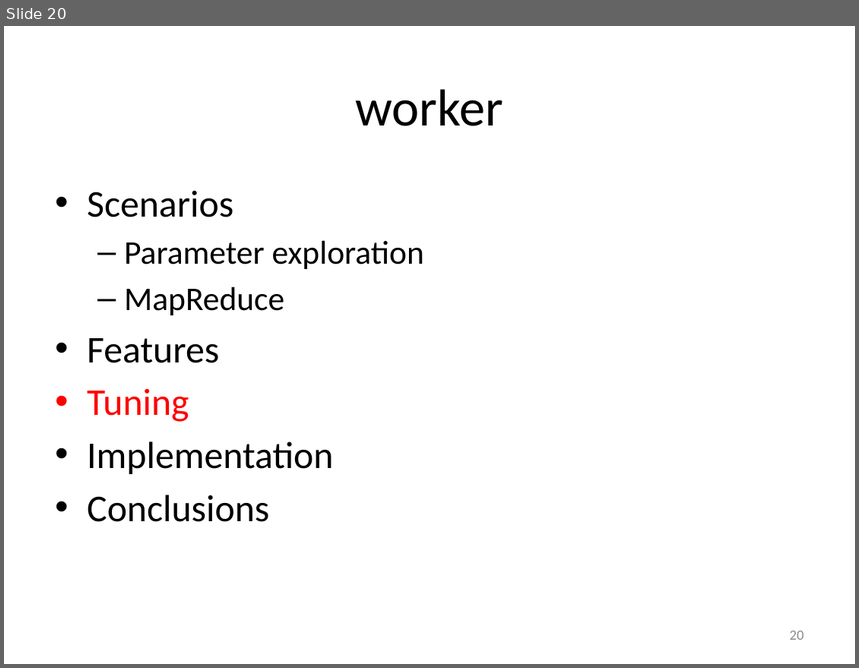
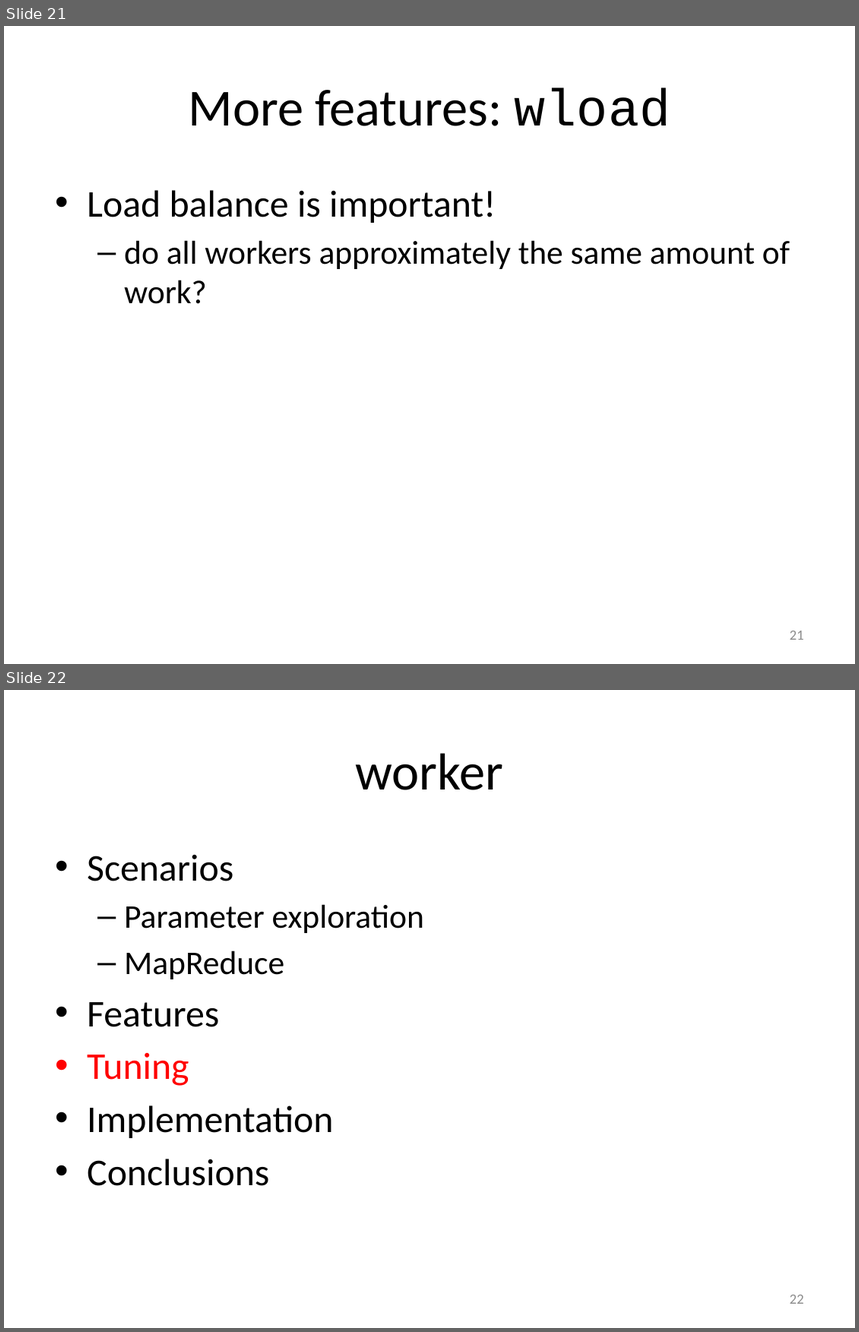
Before and after one commit to gjbex/worker, a slide deck: doc/worker.pptx. Shown one above the other, each under a label of ours: slide 20 before the commit, slides 21 and 22 after it. The pictures are 859x668 and 859x1332 pixels, drawn with LibreOffice and Linux fonts; fonts in the diff are those of the drawing. Boxes give left, top, right and bottom in pixels: in the first picture for what was removed or moved away, otherwise in the second. Text is boxed around its words. In the diff, an @@ line names an element or a change of style, - is before the commit and + after.

```diff
--- a/doc/worker.pptx
+++ b/doc/worker.pptx
@@ slide 21 added at box(4, 26, 855, 664), background #FFFFFF @@
@@ title added at box(189, 88, 671, 126), 44 pt, text #000000 @@
+More features: wload
@@ text added at box(87, 190, 790, 304), 28 pt, text #000000 @@
+• Load balance is important!
+  – do all workers approximately the same amount of work?
@@ page number added at box(790, 631, 804, 640), 12 pt, text #8C8C8C @@
+21
@@ what was slide 20 is now slide 22 @@
@@ page number at box(790, 1295, 804, 1304): text changed @@
-20
+22
```
Also in this commit, not shown: 6 slides changed, 1 other slide added.
